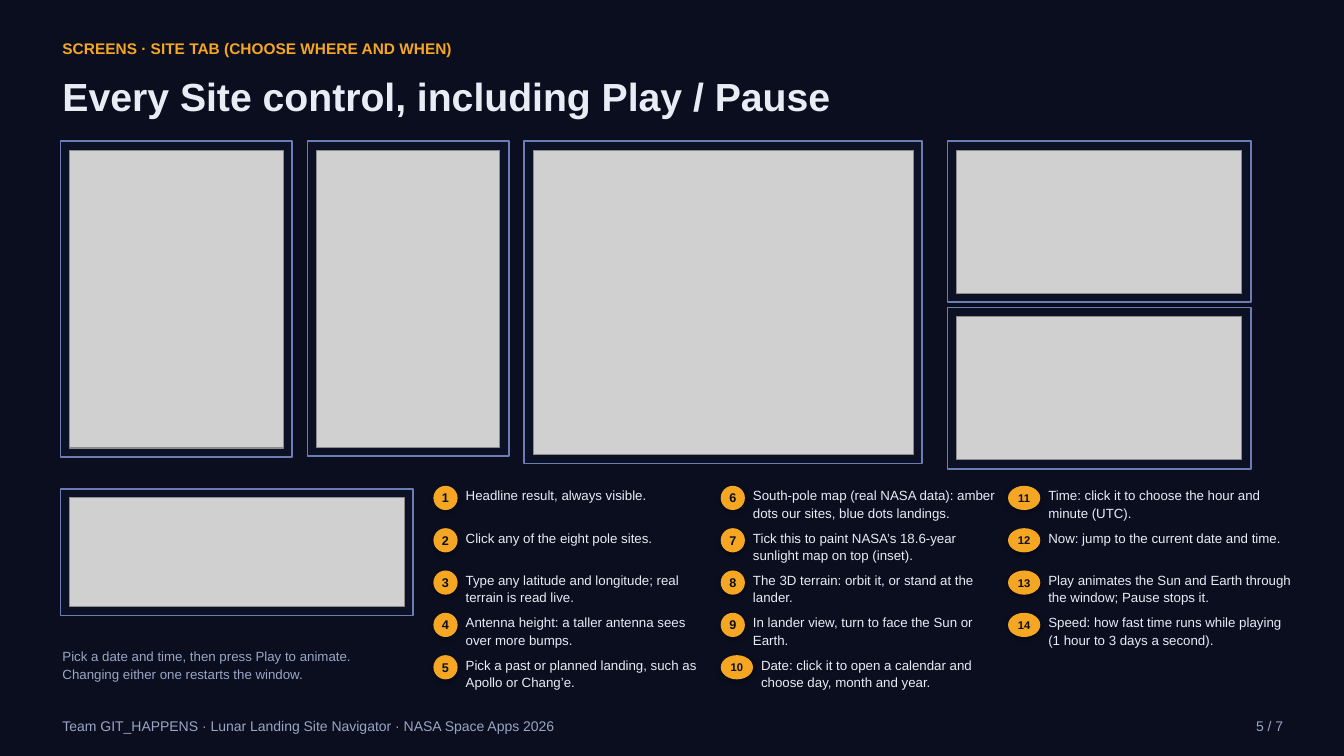
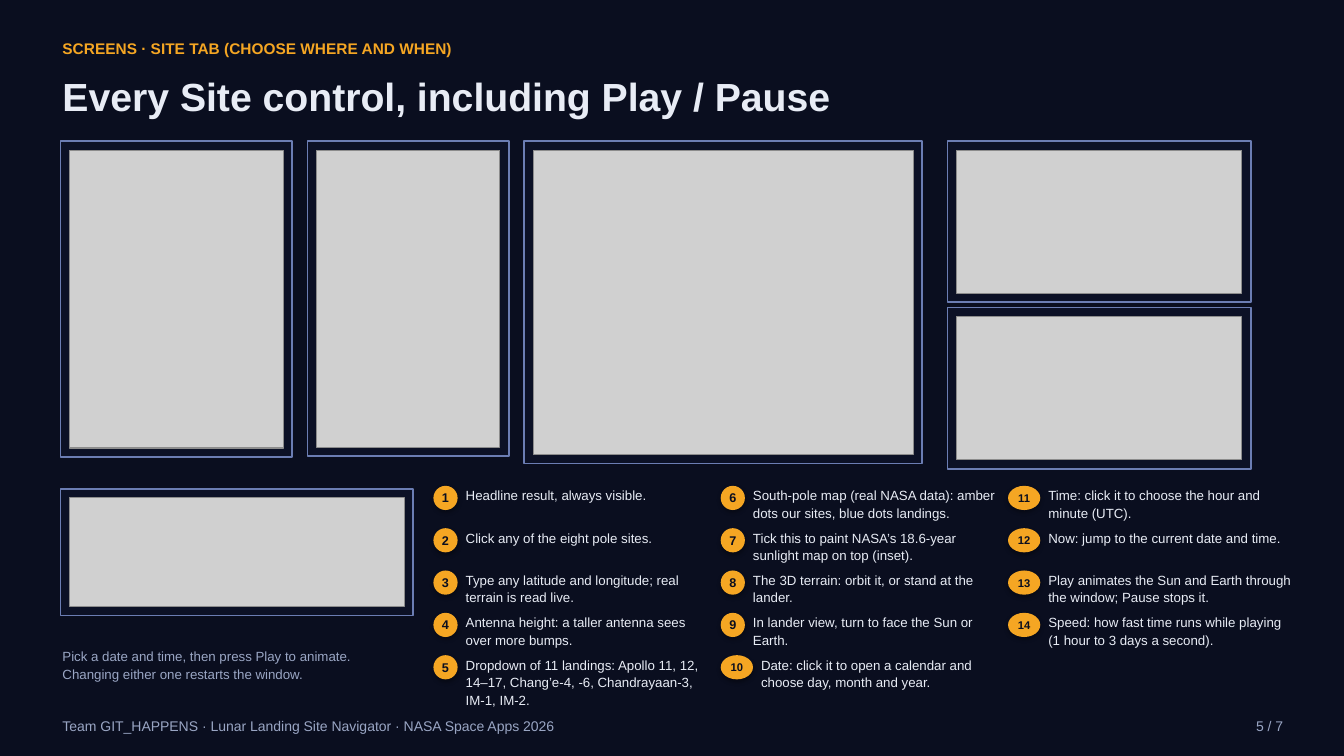
Before and after one commit to Amitrajeetpaul/lunar-landing-site-navigator, a slide deck: slide 5 of docs/GIT_7_SLIDE_PPT.pptx. Drawn at 1344x756 pixels with LibreOffice and Linux fonts; fonts in the diff are those of the drawing; grey boxes stand for pictures. Boxes give left, top, right and bottom in pixels: in the first picture for what was removed or moved away, otherwise in the second. Text is boxed around its words. In the diff, an @@ line names an element or a change of style, - is before the commit and + after.

Commit message:
Demo deck slide 5: name the 11 past and planned landings

```diff
--- a/docs/GIT_7_SLIDE_PPT.pptx
+++ b/docs/GIT_7_SLIDE_PPT.pptx
@@ text at bbox=[466, 660, 698, 707]: text changed @@
-Pick a past or planned landing, such as Apollo or Chang’e.
+Dropdown of 11 landings: Apollo 11, 12, 14–17, Chang’e-4, -6, Chandrayaan-3, IM-1, IM-2.
```
Also in this commit, not shown: 1 other file.
